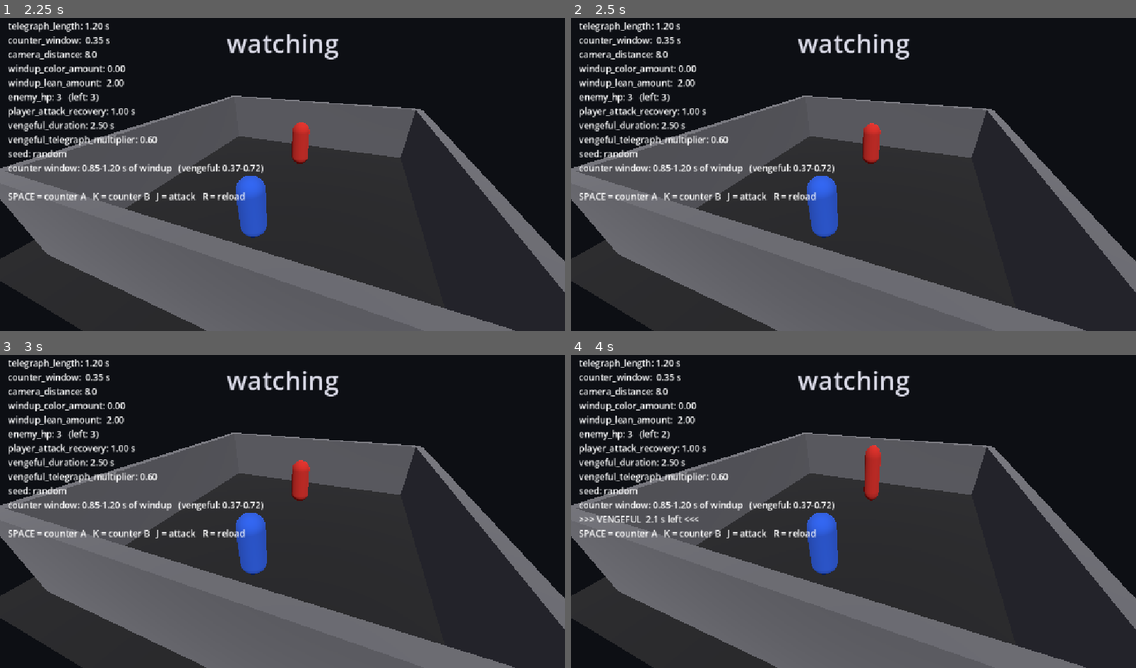
Above: before the commit, frames 1-4 (two rows, left to right).
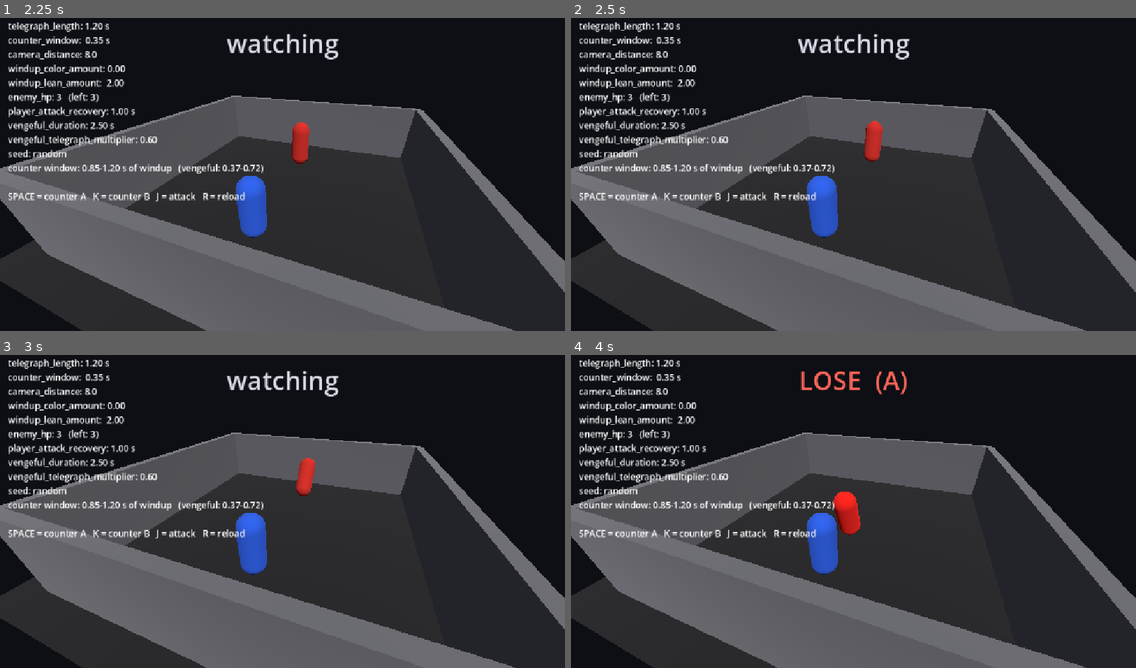
Above: after the commit, the same moments.

Repository: Devansh-Ruia/descent_1
Game: Godot game, scene res://main.tscn
Same seed, same stepped clock (60 frames per second), same inputs: the game is played once before the commit and once after it. Sound files missing from this copy of the repository are replaced by a short silence.
Inputs:
- Up to frame 1 (2.25 s): tap Enter at 0.5 s; tap K at 0.6 s; tap Space at 0.77, 1.25, 1.52 s; tap J at 1.35 s; tap R at 2.1 s
- Up to frame 2 (2.5 s): no input
- Up to frame 3 (3 s): tap K at 2.85 s
- Up to frame 4 (4 s): tap Space at 3.02, 3.77 s; tap J at 3.6 s

Frame 1 is identical in both runs. In frame 2, 0.1% of the frame differs, in the area x 51-56%, y 32-47%; in frame 3, 0.3%; in frame 4, 2.0%, in the area x 1-60%, y 5-58%.

Commit message:
fix: vengeful enemy retaliates straight out of the pose
Raising player_attack_recovery to 1.0 stopped the stunlock but not the
walkover. The enemy left the vengeful pose into IDLE, and IDLE_MIN alone (0.6)
outlasts the 0.1s gap the player leaves between swings, so under sustained
attack it never reached a wind-up. Three hits, fight over at t=2.0s, the player
never once threatened. Attacking was still free.

VENGEFUL now exits into _enter_windup() instead of _enter_idle(). The rage
window still has time on it at that moment, so the retaliation telegraphs
short: pose 0.9 + wind-up 0.72 = strike at 1.62s after your hit, counter window
[1.27, 1.62], no idle jitter anywhere in it. Against a 1.0s recovery that is
the intended dilemma and it is decided by the player's read, not the RNG. Hold
back and you are free at 1.0 with time to read the wind-up. Swing again and you
are locked out until 2.0 while the strike lands at 1.62.

counter_spent moves from _enter_idle to _enter_windup. There are now two ways
into a wind-up and a wind-up is what a cycle is, so the reset belongs at that
boundary. Without the move the retaliation would inherit the attempt the player
spent on the wind-up they just cancelled and would be uncounterable. Nothing
else from _enter_idle is needed on the new path: _enter_vengeful already set
the label and the base color, and both wind-up branches write position,
rotation and scale every frame, so no vengeful pose can leak. idle_gap is not
read outside IDLE, and HP cannot be <= 0 in VENGEFUL because the killing blow
routes through _win_fight into RECOVERY.

player_attack_recovery stays 1.0 and enemy_hp stays 3. Reviewed against Godot 4
conventions, not runtime-confirmed (no Godot binary here).

Co-Authored-By: Claude Opus 4.8 (1M context) <noreply@anthropic.com>

Diff:
--- a/main.gd
+++ b/main.gd
@@ -219,7 +219,10 @@
 			enemy_root.position = shake.lerp(rec_start_pos, back)
 			enemy_root.rotation.x = lerp(0.0, rec_start_rot, back)
 			if state_time >= d:
-				_enter_idle()   # the rage window (vengeful_left) keeps running past the pose
+				# Straight into the wind-up, no idle gap: it rears up and comes back at you.
+				# Returning to IDLE made attacking free: IDLE_MIN alone outlasts the player's
+				# recovery, so under sustained attack the enemy never got to telegraph once.
+				_enter_windup()   # vengeful_left still has time on it, so this one telegraphs short
 
 	# knock-back from a landed player hit, drawn over whatever the state just posed.
 	# absolute set (not -=) so it cannot accumulate in IDLE, where nothing else writes position.
@@ -233,7 +236,6 @@
 	state = State.IDLE
 	state_time = 0.0
 	idle_gap = rng.randf_range(IDLE_MIN, IDLE_MAX)
-	counter_spent = false
 	if enemy_hp_left <= 0:
 		_reset_fight()   # FIGHT WON held through recovery; refill so the human can keep testing
 	result_text = "watching"
@@ -262,6 +264,10 @@
 
 func _enter_windup() -> void:
 	attack = AttackType.A if rng.randf() < 0.5 else AttackType.B
+	# One attempt per WIND-UP, reset here rather than in _enter_idle, because a wind-up is
+	# what a cycle is and there are now two ways in. Coming out of VENGEFUL the retaliation
+	# would otherwise inherit the attempt spent on the wind-up the player just cancelled.
+	counter_spent = false
 	# Locked once, here: the telegraph this cycle uses cannot shift mid-wind-up even if the
 	# rage window expires while the enemy is already coiling. telegraph_length stays the tuning value.
 	eff_telegraph = telegraph_length
Not shown, changed: README.md
